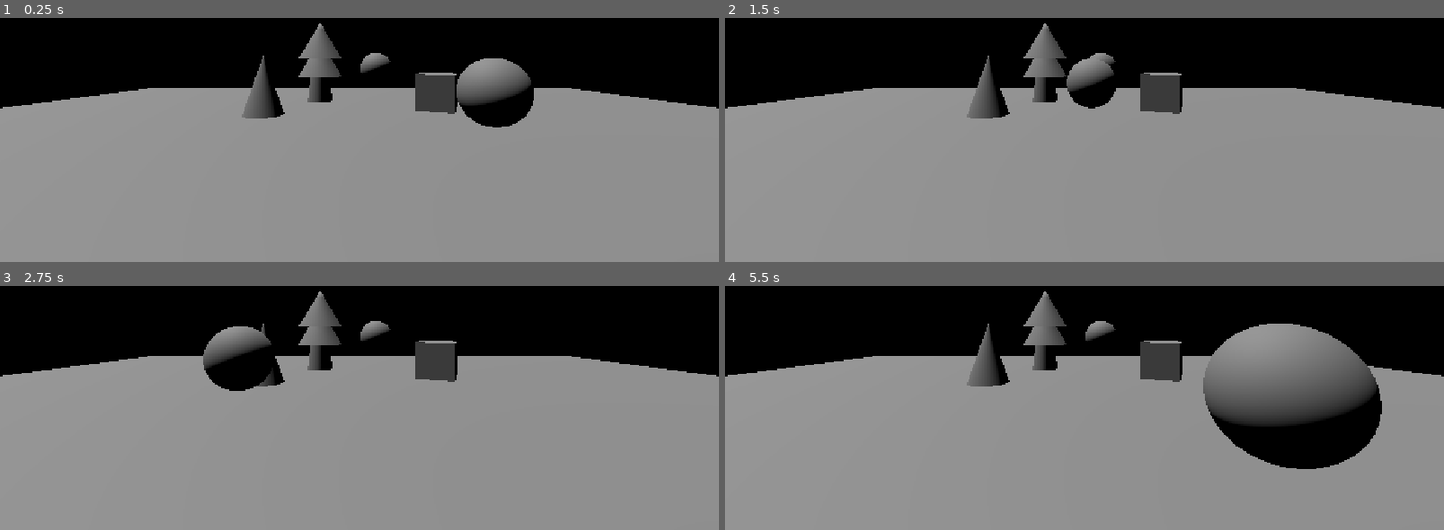
Above: before the commit, frames 1-4 (two rows, left to right).
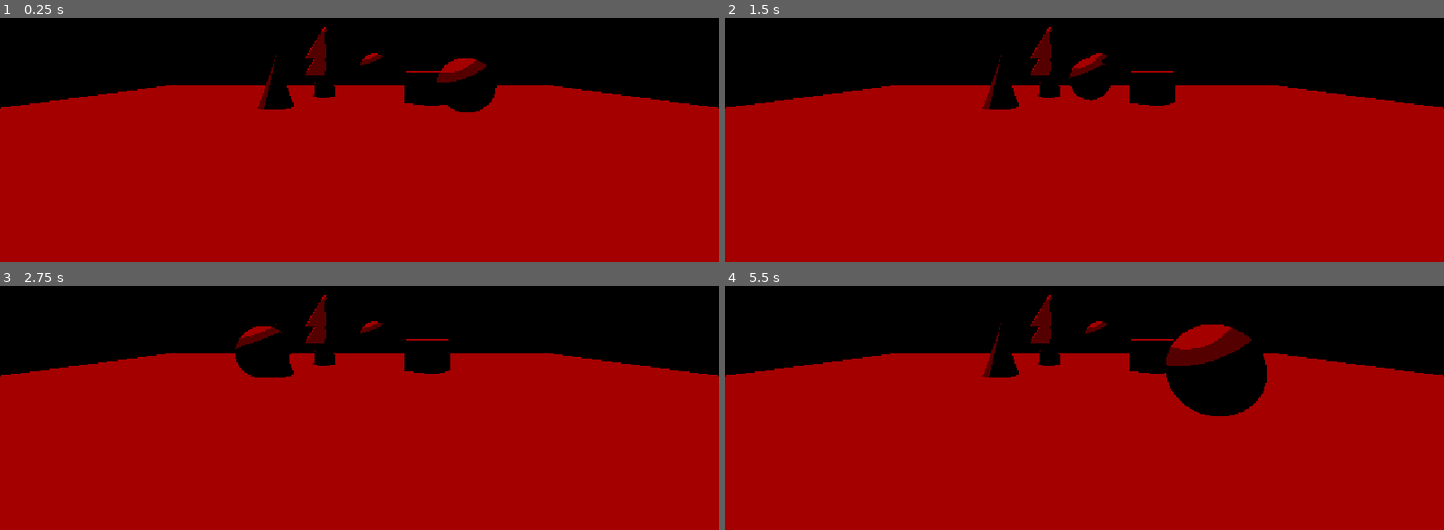
Above: after the commit, the same moments.

Repository: davidgd72k/godotober-25---29.-virtual-boy
Game: Godot game, scene res://scenes/main.tscn
The game is run twice, just before and just after one commit, with the same random seed, the same clock (stepped at 60 frames per second) and the same inputs.
Inputs:
- Up to frame 1 (0.25 s): no input
- Up to frame 2 (1.5 s): no input
- Up to frame 3 (2.75 s): no input
- Up to frame 4 (5.5 s): no input

The runs differ from the first frame. In frame 1, 73% of the frame differs, in the area x 0-100%, y 2-100%; in frame 2, 72%; in frame 3, 72%; in frame 4, 74%.

Commit message:
Finished

Diff:
--- a/project.godot
+++ b/project.godot
@@ -18,3 +18,8 @@
 [display]
 
 window/stretch/mode="canvas_items"
+
+[editor]
+
+movie_writer/video_quality=1.0
+movie_writer/movie_file="C:/Users/David/Documents/Godot4_repo/stable/Challenges/clips/vb.avi"
--- a/scenes/main.gd
+++ b/scenes/main.gd
@@ -1,11 +1,14 @@
 extends Node3D
 
 @onready var orbital_pivot: Node3D = $OrbitalPivot
+@onready var camera_3d: Camera3D = $Camera3D
+@onready var color_rect: ColorRect = $CanvasLayer/ColorRect
 
 func _ready() -> void:
-	pass
+	color_rect.show()
 
 
 func _physics_process(delta: float) -> void:
-	orbital_pivot.rotate_y(1 * delta)
+	orbital_pivot.rotate_y(1.0 * delta)
+
 	pass
--- a/scenes/main.tscn
+++ b/scenes/main.tscn
@@ -1,6 +1,7 @@
-[gd_scene load_steps=11 format=3 uid="uid://b1pluf6y60nl2"]
+[gd_scene load_steps=13 format=3 uid="uid://b1pluf6y60nl2"]
 
 [ext_resource type="Script" uid="uid://cju31863l651p" path="res://scenes/main.gd" id="1_o5qli"]
+[ext_resource type="Shader" uid="uid://8x3bgqjdrkun" path="res://shaders/posterizer_2d.gdshader" id="2_0wfyh"]
 
 [sub_resource type="CylinderMesh" id="CylinderMesh_o5qli"]
 top_radius = 0.3
@@ -31,6 +32,16 @@
 
 [sub_resource type="SphereMesh" id="SphereMesh_o5qli"]
 
+[sub_resource type="ShaderMaterial" id="ShaderMaterial_sugp2"]
+shader = ExtResource("2_0wfyh")
+shader_parameter/level1 = Color(0, 0, 0, 1)
+shader_parameter/level2 = Color(0.33333334, 0, 0, 1)
+shader_parameter/level3 = Color(0.6431373, 0, 0, 1)
+shader_parameter/level4 = Color(0.9372549, 0, 0, 1)
+shader_parameter/threshold1 = 0.4
+shader_parameter/threshold2 = 0.52
+shader_parameter/threshold3 = 0.8
+
 [node name="Main" type="Node3D"]
 script = ExtResource("1_o5qli")
 
@@ -52,7 +63,7 @@
 mesh = SubResource("CylinderMesh_0wfyh")
 
 [node name="CubeMesh" type="MeshInstance3D" parent="Decorations"]
-transform = Transform3D(0.923351, 0, -0.38395694, 0, 1, 0, 0.38395694, 0, 0.923351, 2.1310608, 0.47100854, -2.4379294)
+transform = Transform3D(0.75613916, 0, -0.654411, 0, 1, 0, 0.654411, 0, 0.75613916, 2.1310608, 0.47100854, -2.4379292)
 mesh = SubResource("BoxMesh_sgp6g")
 
 [node name="ConeMesh" type="MeshInstance3D" parent="Decorations"]
@@ -64,7 +75,7 @@
 mesh = SubResource("SphereMesh_sgp6g")
 
 [node name="Camera3D" type="Camera3D" parent="."]
-transform = Transform3D(1, 0, 0, 0, 1, 0, 0, 0, 1, 0, 1.3419513, 2.8511238)
+transform = Transform3D(1, 0, 0, 0, 1, 0, 0, 0, 1, 0, 1.333687, 3.849185)
 
 [node name="DirectionalLight3D" type="DirectionalLight3D" parent="."]
 transform = Transform3D(0.9296351, 0, -0.36848155, 0.36847812, -0.0043283403, 0.92962635, -0.0015949011, -0.99999064, -0.0040237606, -8.081597, 0, -0.31384373)
@@ -89,3 +100,14 @@
 [node name="MeshInstance3D" type="MeshInstance3D" parent="OrbitalPivot"]
 transform = Transform3D(1, 0, 0, 0, 1, 0, 0, 0, 1, 2, 0.8763745, 0)
 mesh = SubResource("SphereMesh_o5qli")
+
+[node name="CanvasLayer" type="CanvasLayer" parent="."]
+
+[node name="ColorRect" type="ColorRect" parent="CanvasLayer"]
+visible = false
+material = SubResource("ShaderMaterial_sugp2")
+anchors_preset = 15
+anchor_right = 1.0
+anchor_bottom = 1.0
+grow_horizontal = 2
+grow_vertical = 2
--- /dev/null
+++ b/shaders/posterizer_2d.gdshader
@@ -0,0 +1,26 @@
+shader_type canvas_item;
+render_mode unshaded; // Credit: LiathTheCrow for original shader code
+
+uniform vec4 level1 : source_color = vec4(0.0, 0.0, 0.0, 1.0);
+uniform vec4 level2 : source_color = vec4(0.5, 0.5, 0.5, 1.0);
+uniform vec4 level3 : source_color = vec4(1.0, 1.0, 1.0, 1.0);
+uniform vec4 level4 : source_color = vec4(1.0, 1.0, 1.0, 1.0);
+
+uniform float threshold1 	: hint_range(0.0,1.0) = .4;
+uniform float threshold2 	: hint_range(0.0,1.0) = .52;
+uniform float threshold3	: hint_range(0.0,1.0) = .8;
+uniform sampler2D SCREEN_TEXTURE : hint_screen_texture, filter_linear_mipmap;
+
+void fragment() {
+	COLOR = texture(SCREEN_TEXTURE, SCREEN_UV).rgba;
+	float rgb_avg = (COLOR.r + COLOR.g + COLOR.b)/3.0;
+	if(rgb_avg < threshold1){
+		COLOR = level1.rgba;
+	}else if(rgb_avg < threshold2){
+		COLOR = level2.rgba;
+	}else if(rgb_avg < threshold3){
+		COLOR = level3.rgba;
+	}else{
+		COLOR = level4.rgba;
+	}
+}
Not shown, added: shaders/posterizer_2d.gdshader.uid
